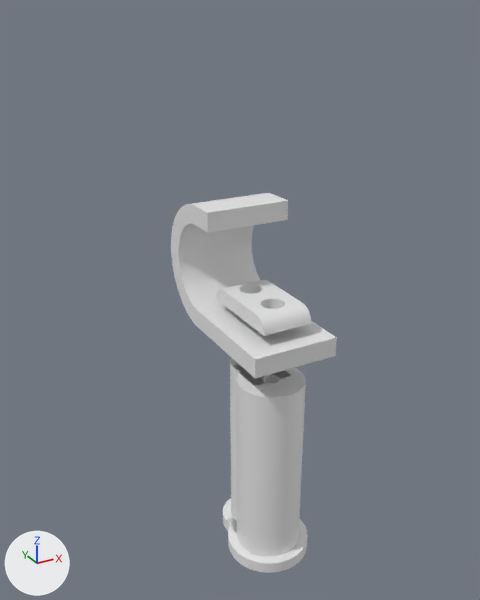
An edit to the Blender file gym/attachment-mount/attachement-mount.blend, drawn before and after from the same camera.
The view is the same before and after, from a 50 mm lens placed at (-11.8, -18.9, 20.7), pointed at (-0.2, 2.1, 10.2). The lights are fixed; the arrows at lower left show +X, +Y and +Z.

Names of what the first picture shows: '1 Inch', '5/8 Inch', 'Cap 1 Inch Cylinder', 'Cube', 'Cube.001'.
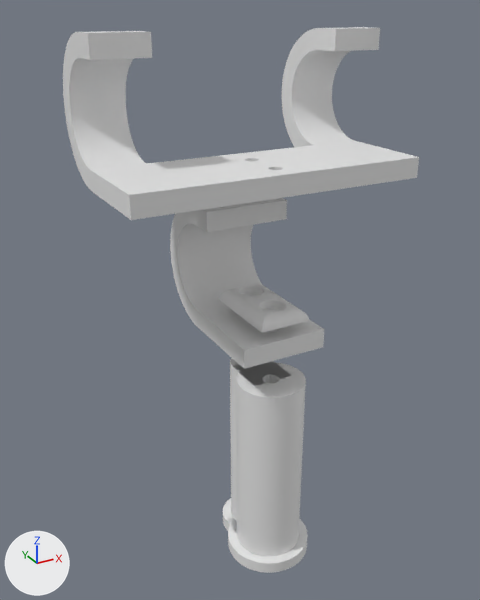
ob_m5_screw_head is not drawn itself; it is used by a modifier of ob_cube_001.

Location of each change, (x1, y1, x2, y2) in pixels of the pictures (480 x 600 px; the box of a moved part takes in the faces that stretch with it):
'Bar Holder', added: after (63, 27, 419, 220)
'Cube', reshaped, moved, rescaled (7% narrower, 8% shorter): before (171, 193, 337, 379); after (170, 198, 324, 369)
'Bar Holder (miidle)', added: after (147, 145, 376, 211)
'Cube.001', mesh rescaled, shading changed, moved (12% shorter): before (216, 280, 311, 336); after (218, 284, 309, 333)
part 1 of me_cube_002, moved or reshaped: before (216, 280, 311, 336); after (218, 284, 309, 333)

What changed in the scene script:
```text
Change me_cube_002:
    used by ob_cube_001; location = (0.0, 0.77, 10.49)
    remove me_cube_002.from_pydata(...)  # 8 vertices, 6 faces; spans x -1.0..1.0, y -1.84..1.84, z -0.3..0.3
    add me_cube_002.from_pydata(...)  # 8 vertices, 6 faces; spans x -1.0..1.0, y -1.68..1.68, z -0.22..0.22
    me_cube_002 part 1: the whole mesh is scaled about its middle by (1, 0.912, 0.75)
    me_cube_002 part 2: creased or bevel-weighted edges go from 2 to 4
Change me_cube_001:
    used by ob_cube; location = (0.0, 0.55, 9.0); scale = (1.7, 2.24, 0.375)
    remove me_cube_001.from_pydata(...)  # 524 vertices, 522 faces; spans x -1.0..1.0, y -1.0..2.11, z 0.0..13.33
    add me_cube_001.from_pydata(...)  # 524 vertices, 522 faces; spans x -1.7..1.7, y -1.54..4.74, z 0.0..5.0
    me_cube_001 part 3: 524 of 524 vertices moved; they spanned x -1.0..1.0, y -1.0..2.11, z 0.0..13.33 and now span x -1.7..1.7, y -1.54..4.74, z 0.0..5.0; mean shift (0.0, 1.96, -4.17); largest move (-1.0, 1.05, 13.33) -> (-1.7, 2.37, 5.0)
Add me_cube_008:
    me_cube_008.from_pydata(...)  # 524 vertices, 522 faces; spans x -1.0..1.0, y -0.66..2.11, z 0.0..13.33
Add me_cube_006:
    me_cube_006.from_pydata(...)  # a box spanning x 0.0..2.0, y -0.23..0.7, z 0.0..2.0
Change ob_cube_001:
    ob_cube_001.location: (0.0, 0.77, 10.49) -> (0.0, 0.75, 10.47)
Change ob_m5_screw_head:
    ob_m5_screw_head.location: (0.0, 0.0, 10.8) -> (0.0, 0.0, 10.75)
Change ob_cube:
    ob_cube.scale: (1.7, 2.24, 0.375) -> (1.0, 1.0, 1.0)
    ob_cube.location: (0.0, 0.55, 9.0) -> (0.0, 0.62, 9.0)
Add ob_bar_holder:
    ob_bar_holder = bpy.data.objects.new('Bar Holder', me_cube_008)
    ob_bar_holder.location = (4.5, 0.55, 15.0)
    ob_bar_holder.scale = (1.0, 2.24, 0.375)
    _m = ob_bar_holder.modifiers.new('Boolean', 'BOOLEAN')
    _m.object = ob_m5_screw_hole
    _m = ob_bar_holder.modifiers.new('Mirror', 'MIRROR')
    _m.mirror_object = ob_center
Add ob_bar_holder__miidle:
    ob_bar_holder__miidle = bpy.data.objects.new('Bar Holder (miidle)', me_cube_006)
    ob_bar_holder__miidle.location = (-3.5, 0.0, 15.0)
    ob_bar_holder__miidle.scale = (3.5, 4.0, 0.375)
    _m = ob_bar_holder__miidle.modifiers.new('Boolean', 'BOOLEAN')
    _m.object = ob_m5_screw_hole
```
